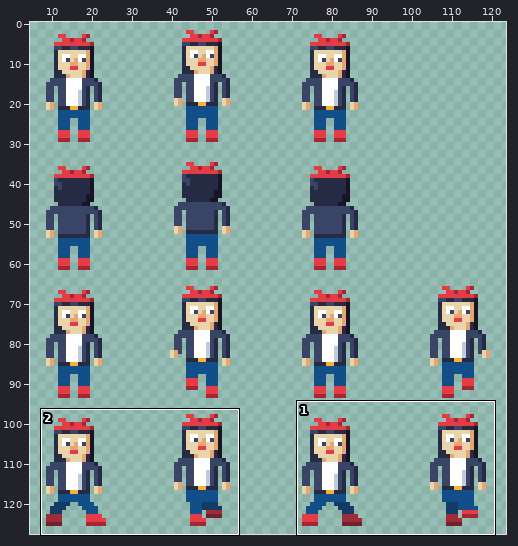
A pixel-art file gets an edit: assets/textures/characters/raggari_naaras_32.aseprite. The first picture is a wide view before the edit; the outline marks the close-up.
Close-up. Earlier state:
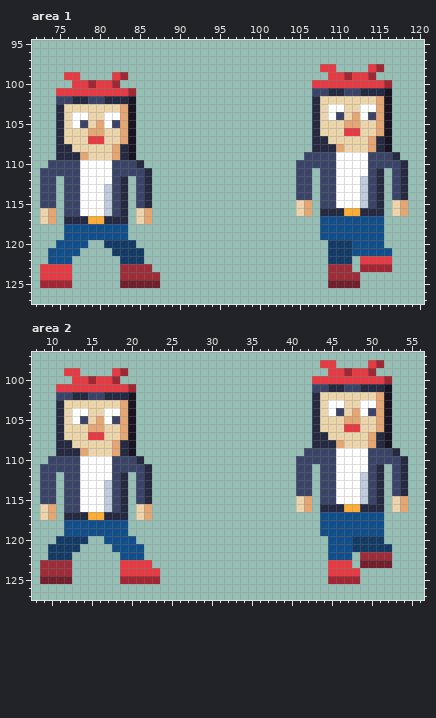
128x128 pixels, 1 frame. Shown: area 1: x 72..120, y 95..127; area 2: x 8..56, y 97..127. The wide view leaves out empty margins.
After:
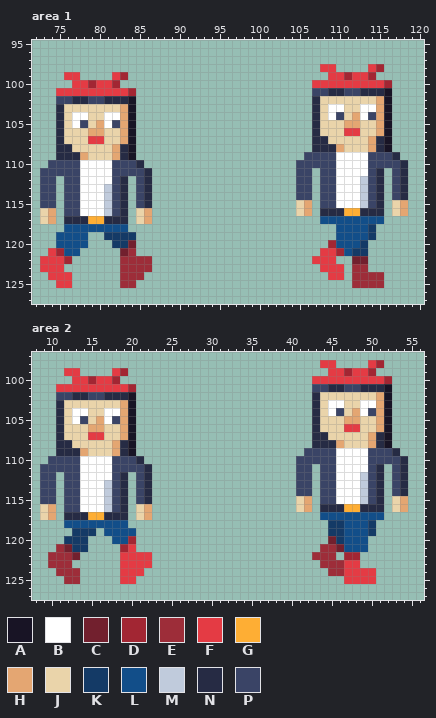
Palette (. is transparent): A #181425  B #ffffff  C #72202e  D #a22633  E #9d2d39  F #e43b44  G #feae34  H #e4a672  J #ead4aa  K #143a66  L #124e89  M #c0cbdc  N #262b44  P #3a4466
Changes in this commit:
Changed rows in their new state; - is an unchanged pixel.
Area 1:
first column x 73:
118 -----------------------------------..----K.-
119 --L---..KKKK-----------------------..----K.-
120 --------.--C------------------------DLL-K..-
121 -FD------.CE.----------------------FFDLKK...
122 FFFD------EEEE--------------------FFF..CC...
123 ---.-------------------------------FFF.EE...
124 .------------..---------------------FF.-EEE-
125 ..FF------EE...---------------------...EEEE-
Area 2:
first column x 9:
118 -----------------------------------.KK---K.-
119 ---.KKK.---L-----------------------.KK---K.-
120 --.-----.--D------------------------CK-LL..-
121 -.EC-K---.DF.----------------------EEC-LL...
122 -EEEC-----FFFF--------------------EEE.DD....
123 .----------------------------------EEE-F....
124 ..--E--------..---------------------EE--FF--
125 ...EE-----FF...---------------------..FFFF--
